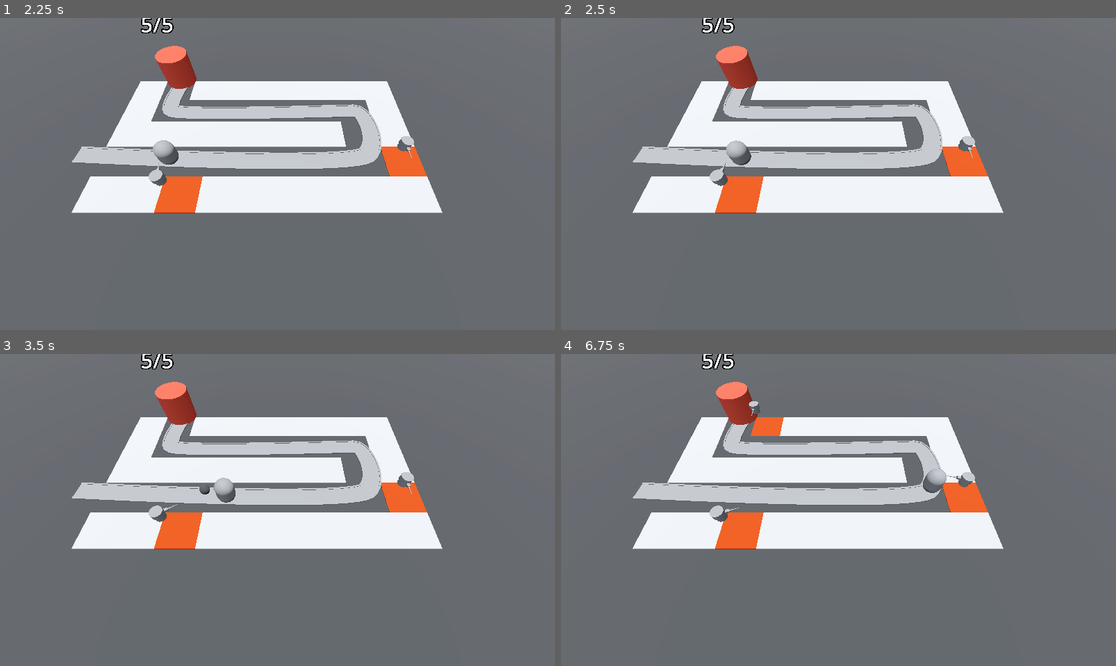
Above: before the commit, frames 1-4 (two rows, left to right).
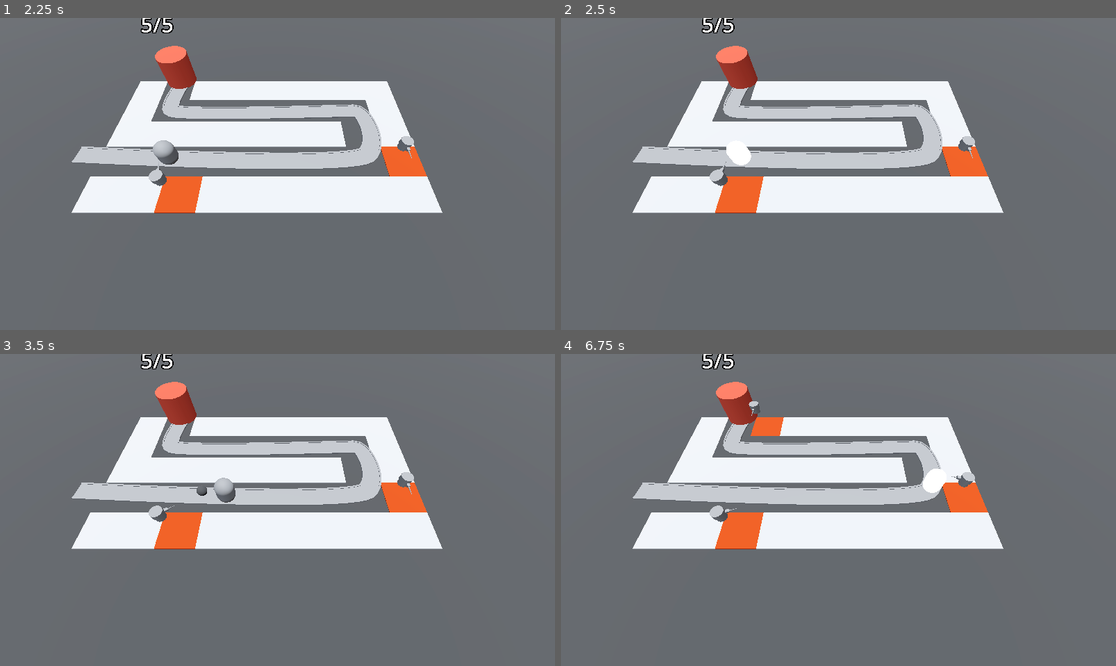
Above: after the commit, the same moments.

Repository: AlexanderMendivil/barbarian_blaster
Game: Godot game, scene res://BaseLevel.tscn
The game is run twice, just before and just after one commit, with the same random seed, the same clock (stepped at 60 frames per second) and the same inputs.
Inputs (mouse positions are in pixels of both pictures, inside the frame that each line leads up to):
- Up to frame 1 (2.25 s): move the mouse to (399, 158) at 0.52 s; click (399, 158) at 0.6 s; move the mouse to (166, 189) at 1.27 s; click (166, 189) at 1.35 s; move the mouse to (333, 105) at 2.02 s; click (333, 105) at 2.1 s
- Up to frame 2 (2.5 s): no input
- Up to frame 3 (3.5 s): move the mouse to (249, 572) at 2.77 s; click (249, 572) at 2.85 s
- Up to frame 4 (6.75 s): move the mouse to (1005, 556) at 3.52 s; click (1005, 556) at 3.6 s; move the mouse to (672, 463) at 4.27 s; click (672, 463) at 4.35 s; move the mouse to (866, 510) at 5.02 s; click (866, 510) at 5.1 s; move the mouse to (755, 432) at 5.77 s; click (755, 432) at 5.85 s; move the mouse to (960, 494) at 6.52 s; click (960, 494) at 6.6 s

Frame 1 is identical in both runs. In frame 2, 0.3% of the frame differs, in the area x 29-35%, y 39-48%; in frame 3, less than 0.1%; in frame 4, 0.3%.

Commit message:
Add basic animations

Diff:
--- a/enemy/enemy.gd
+++ b/enemy/enemy.gd
@@ -3,9 +3,13 @@
 @export var speed: float = 2.5
 @export var max_health := 50
 @onready var base
+@onready var animation_player: AnimationPlayer = $AnimationPlayer
 
 var current_health: int:
 	set(health_in):
+		if health_in < current_health:
+			animation_player.play('TakeDamage')
+
 		current_health = health_in
 		if current_health < 1:
 			queue_free()
--- a/enemy/enemy.tscn
+++ b/enemy/enemy.tscn
@@ -6,9 +6,50 @@
 radius = 1.0
 height = 3.0
 
+[sub_resource type="StandardMaterial3D" id="StandardMaterial3D_qqkh0"]
+no_depth_test = true
+shading_mode = 0
+
 [sub_resource type="CapsuleShape3D" id="CapsuleShape3D_r6ih1"]
 radius = 1.0
 height = 3.0
+
+[sub_resource type="Animation" id="Animation_oxfe6"]
+resource_name = "TakeDamage"
+length = 0.1
+tracks/0/type = "value"
+tracks/0/imported = false
+tracks/0/enabled = true
+tracks/0/path = NodePath("DamageHighLight:visible")
+tracks/0/interp = 1
+tracks/0/loop_wrap = true
+tracks/0/keys = {
+"times": PackedFloat32Array(0, 0.1),
+"transitions": PackedFloat32Array(1, 1),
+"update": 1,
+"values": [true, false]
+}
+
+[sub_resource type="Animation" id="Animation_df2hx"]
+length = 0.001
+tracks/0/type = "value"
+tracks/0/imported = false
+tracks/0/enabled = true
+tracks/0/path = NodePath("DamageHighLight:visible")
+tracks/0/interp = 1
+tracks/0/loop_wrap = true
+tracks/0/keys = {
+"times": PackedFloat32Array(0),
+"transitions": PackedFloat32Array(1),
+"update": 1,
+"values": [false]
+}
+
+[sub_resource type="AnimationLibrary" id="AnimationLibrary_d7gxf"]
+_data = {
+"RESET": SubResource("Animation_df2hx"),
+"TakeDamage": SubResource("Animation_oxfe6")
+}
 
 [node name="Enemy" type="PathFollow3D" groups=["ENEMY"]]
 transform = Transform3D(-4.3711e-08, 0, -0.99999, 0, 1, 0, 0.99999, 0, -4.3711e-08, 0, 0, 0)
@@ -20,8 +61,19 @@
 transform = Transform3D(0.999999, 0, 3.19744e-14, 0, 1, 0, -3.19744e-14, 0, 0.999999, -0.034, 1.5, 0)
 mesh = SubResource("CapsuleMesh_fcg1f")
 
+[node name="DamageHighLight" type="MeshInstance3D" parent="."]
+transform = Transform3D(0.999999, 0, 3.19744e-14, 0, 1, 0, -3.19744e-14, 0, 0.999999, -0.034, 1.5, 0)
+visible = false
+material_override = SubResource("StandardMaterial3D_qqkh0")
+mesh = SubResource("CapsuleMesh_fcg1f")
+
 [node name="EnemyArea3D" type="Area3D" parent="." groups=["ENEMY_AREA"]]
 
 [node name="CollisionShape3D" type="CollisionShape3D" parent="EnemyArea3D"]
 transform = Transform3D(1, 0, 0, 0, 1, 0, 0, 0, 1, 0, 1.5, 0)
 shape = SubResource("CapsuleShape3D_r6ih1")
+
+[node name="AnimationPlayer" type="AnimationPlayer" parent="."]
+libraries = {
+"": SubResource("AnimationLibrary_d7gxf")
+}
--- a/turret/turret.gd
+++ b/turret/turret.gd
@@ -3,7 +3,7 @@
 @onready var barrel: MeshInstance3D = $TurretBase/CannonBase/Barrel
 @export var projectile: PackedScene
 @export var turret_range := 10.0
-
+@onready var animation_player: AnimationPlayer =$TurretBase/CannonBase/Barrel/AnimationPlayer
 var enemy_path: Path3D
 var global_enemy: PathFollow3D
 func _ready():
@@ -25,6 +25,7 @@
 
 	if global_enemy:
 		var bullet = projectile.instantiate()
+		animation_player.play("recoil")
 		add_child(bullet)
 		bullet.global_position = barrel.global_position
 		bullet.direction = global_transform.basis.z
--- a/turret/turret.tscn
+++ b/turret/turret.tscn
@@ -18,6 +18,42 @@
 top_radius = 0.01
 bottom_radius = 0.1
 height = 1.5
+
+[sub_resource type="Animation" id="Animation_rq7nv"]
+resource_name = "recoil"
+tracks/0/type = "value"
+tracks/0/imported = false
+tracks/0/enabled = true
+tracks/0/path = NodePath(".:position")
+tracks/0/interp = 1
+tracks/0/loop_wrap = true
+tracks/0/keys = {
+"times": PackedFloat32Array(0, 0.3),
+"transitions": PackedFloat32Array(1, 1),
+"update": 0,
+"values": [Vector3(0, 0, 0.5), Vector3(0, 0, 0.2)]
+}
+
+[sub_resource type="Animation" id="Animation_yblk3"]
+length = 0.001
+tracks/0/type = "value"
+tracks/0/imported = false
+tracks/0/enabled = true
+tracks/0/path = NodePath(".:position")
+tracks/0/interp = 1
+tracks/0/loop_wrap = true
+tracks/0/keys = {
+"times": PackedFloat32Array(0),
+"transitions": PackedFloat32Array(1),
+"update": 0,
+"values": [Vector3(0, 0, 0.5)]
+}
+
+[sub_resource type="AnimationLibrary" id="AnimationLibrary_b3kdw"]
+_data = {
+"RESET": SubResource("Animation_yblk3"),
+"recoil": SubResource("Animation_rq7nv")
+}
 
 [node name="Turret" type="Node3D"]
 script = ExtResource("1_jf5xm")
@@ -39,6 +75,11 @@
 transform = Transform3D(1, 0, 0, 0, -4.37114e-08, -1, 0, 1, -4.37114e-08, 0, 0, 0.5)
 mesh = SubResource("CylinderMesh_lc1m8")
 
+[node name="AnimationPlayer" type="AnimationPlayer" parent="TurretBase/CannonBase/Barrel"]
+libraries = {
+"": SubResource("AnimationLibrary_b3kdw")
+}
+
 [node name="Timer" type="Timer" parent="."]
 autostart = true
 
Not shown: 4 places in MeshLibraries/SpaceLibrary.tres that only renumber resources
Not shown: 1 places in enemy/enemy.tscn that only renumber resources
Not shown: 1 places in turret/turret.tscn that only renumber resources
